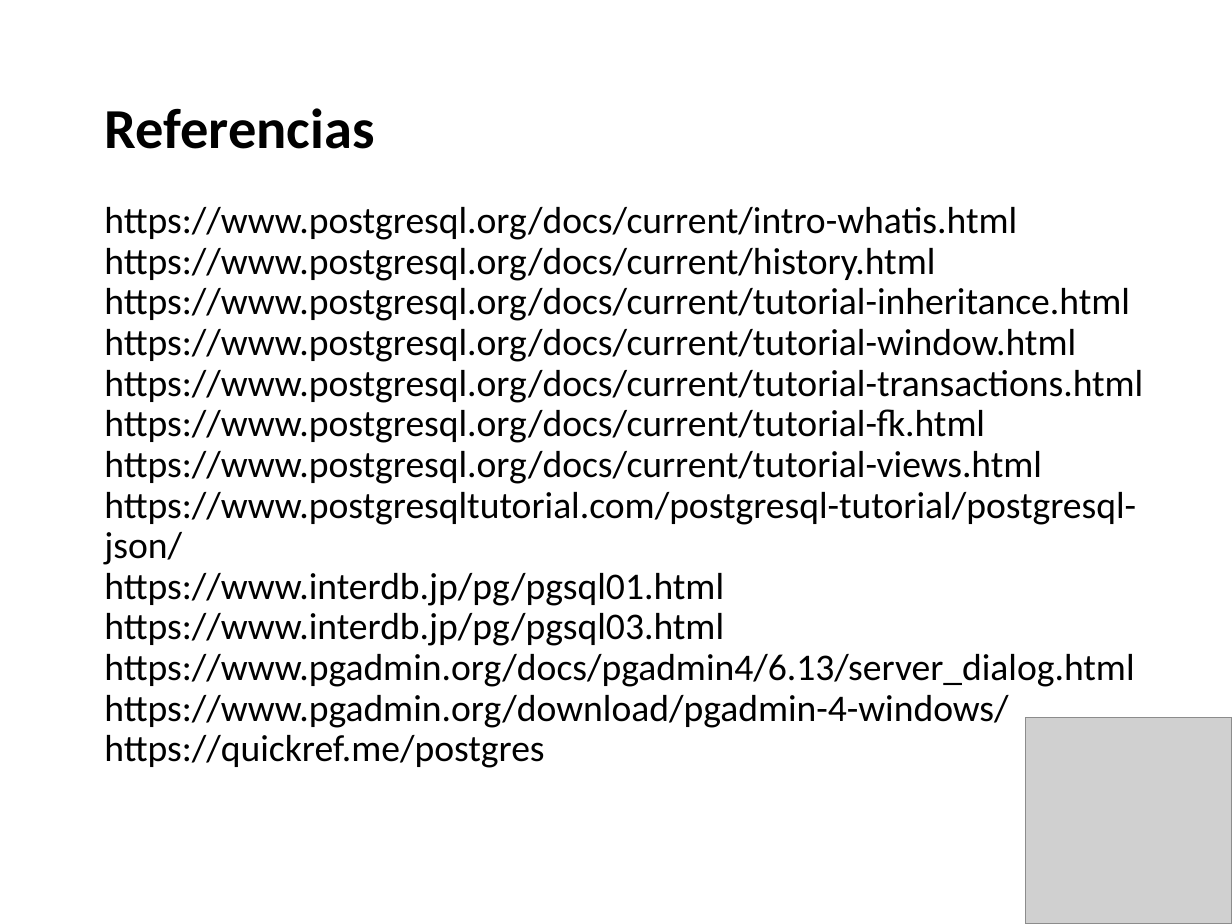
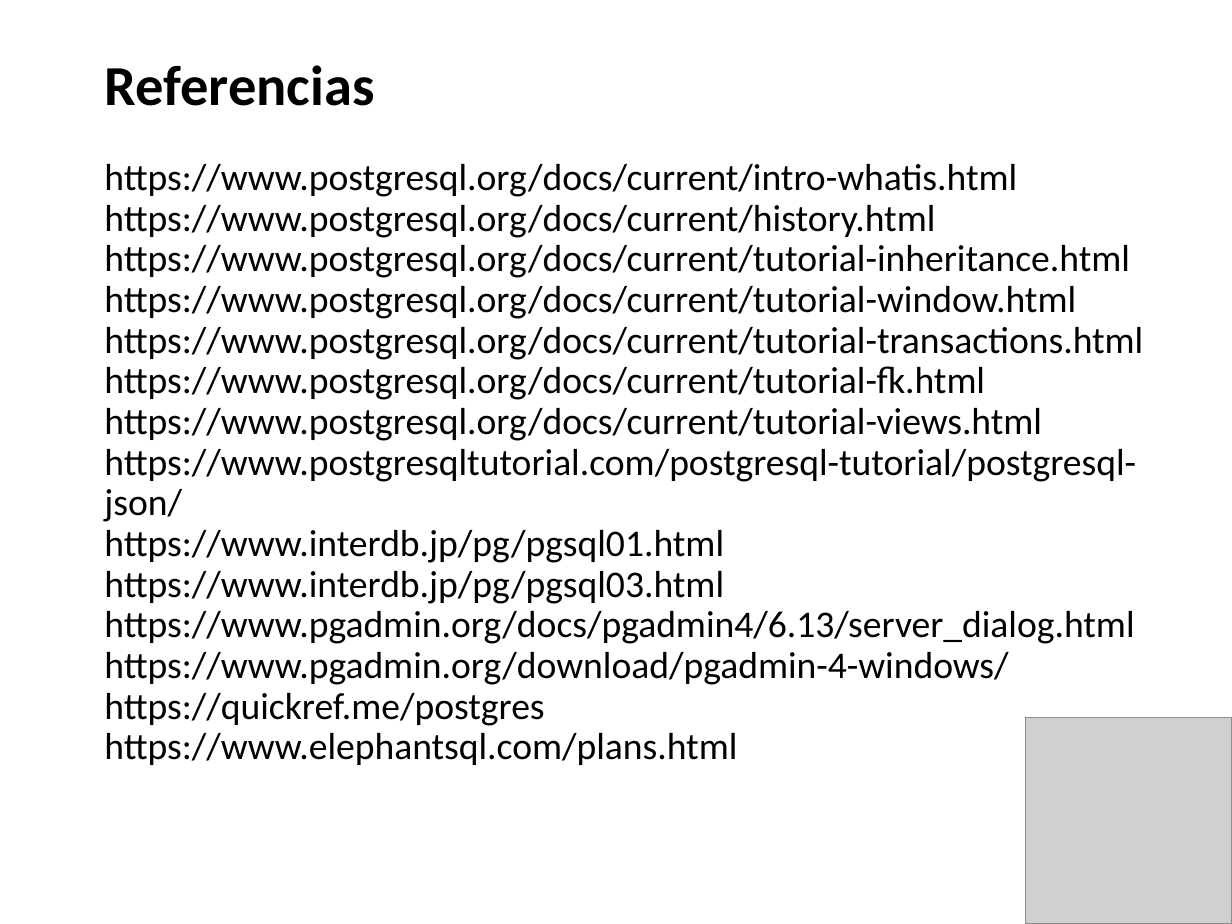
Before and after one commit to jpedrozac/BASES-DE-DATOS-SEG-SEMESTRE, a slide deck: slide 12 of postgresql.ppt (slide 11 before the commit). Drawn at 1232x924 pixels with LibreOffice and Linux fonts; fonts in the diff are those of the drawing; grey boxes stand for pictures. Boxes give left, top, right and bottom in pixels: in the first picture for what was removed or moved away, otherwise in the second. Text is boxed around its words. In the diff, an @@ line names an element or a change of style, - is before the commit and + after.

```diff
--- a/postgresql.ppt
+++ b/postgresql.ppt
@@ title at [104, 65, 1143, 765]: text changed @@
-Referencias
-https://www.postgresql.org/docs/current/intro-whatis.html
-https://www.postgresql.org/docs/current/history.html
-https://www.postgresql.org/docs/current/tutorial-inheritance.html
-https://www.postgresql.org/docs/current/tutorial-window.html
-https://www.postgresql.org/docs/current/tutorial-transactions.html
-https://www.postgresql.org/docs/current/tutorial-fk.html
-https://www.postgresql.org/docs/current/tutorial-views.html
-https://www.postgresqltutorial.com/postgresql-tutorial/postgresql-json/
-https://www.interdb.jp/pg/pgsql01.html
-https://www.interdb.jp/pg/pgsql03.html
-https://www.pgadmin.org/docs/pgadmin4/6.13/server_dialog.html
-https://www.pgadmin.org/download/pgadmin-4-windows/
-https://quickref.me/postgres
+Referencias
+https://www.postgresql.org/docs/current/intro-whatis.html
+https://www.postgresql.org/docs/current/history.html
+https://www.postgresql.org/docs/current/tutorial-inheritance.html
+https://www.postgresql.org/docs/current/tutorial-window.html
+https://www.postgresql.org/docs/current/tutorial-transactions.html
+https://www.postgresql.org/docs/current/tutorial-fk.html
+https://www.postgresql.org/docs/current/tutorial-views.html
+https://www.postgresqltutorial.com/postgresql-tutorial/postgresql-json/
+https://www.interdb.jp/pg/pgsql01.html
+https://www.interdb.jp/pg/pgsql03.html
+https://www.pgadmin.org/docs/pgadmin4/6.13/server_dialog.html
+https://www.pgadmin.org/download/pgadmin-4-windows/
+https://quickref.me/postgres
+https://www.elephantsql.com/plans.html
```
Also in this commit, not shown: 5 other slides changed, 2 slides added, 1 slide removed, 1 other file.
